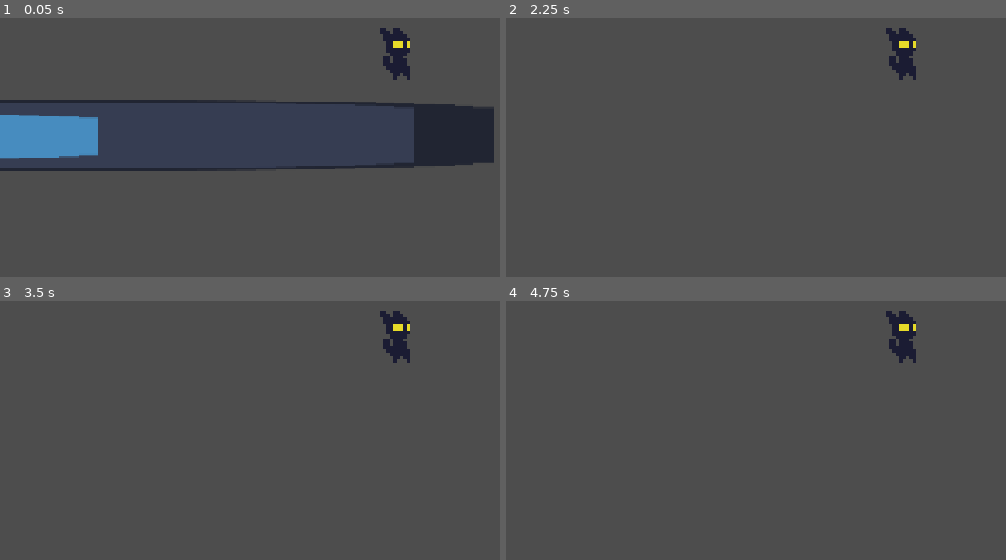
Above: before the commit, frames 1-4 (two rows, left to right).
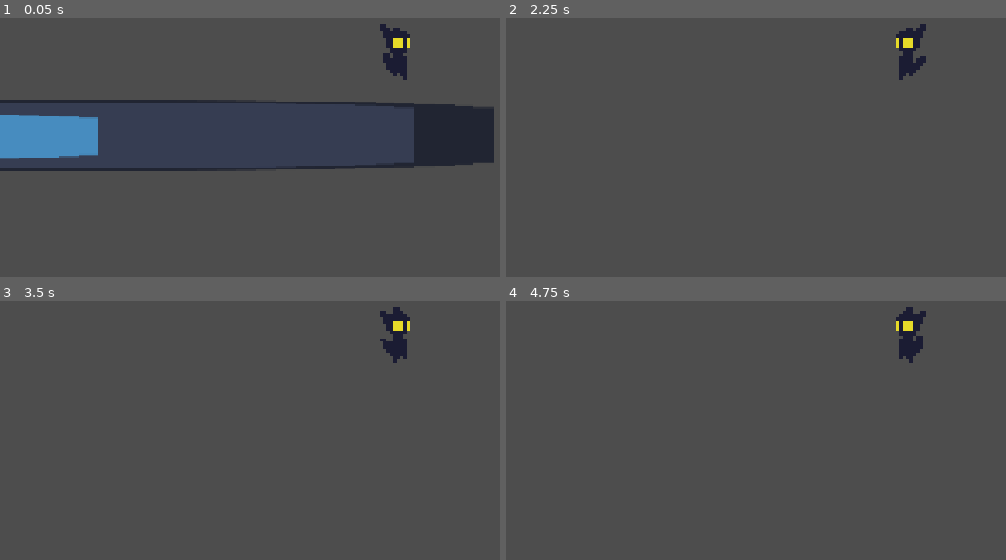
Above: after the commit, the same moments.

Repository: luankaike-code/maaro
Game: Godot game, scene res://source/screens/screen_manager.tscn
Two runs of this game, one before a commit and one after it. Both use one fixed random seed, a clock stepped at 60 frames per second and the inputs below. The engine's default icon, where the game draws it, is replaced by a stand-in: a white triangle on a blue panel in a dark square.
Inputs:
- Up to frame 1 (0.05 s): no input
- Up to frame 2 (2.25 s): tap Enter at 0.5 s; hold D (move_right) 0.53-2.03 s; tap Z (action_1) at 0.6 s; tap W (move_up) at 0.77, 1.52 s; tap X (action_2) at 1.35 s; hold A (move_left) from 2.03 s (still down); tap C (action_3) at 2.1 s
- Up to frame 3 (3.5 s): tap Space at 2.75 s; release A (move_left) at 2.78 s; hold D (move_right) from 2.78 s (still down); tap Z (action_1) at 2.85 s; tap W (move_up) at 3.02 s
- Up to frame 4 (4.75 s): tap Enter at 3.5 s; tap X (action_2) at 3.6 s; tap W (move_up) at 3.77, 4.52 s; release D (move_right) at 4.28 s; hold A (move_left) from 4.28 s (still down); tap C (action_3) at 4.35 s

The runs differ from the first frame. In frame 1, 0.3% of the frame differs, in the area x 76-82%, y 2-24%; in frame 2, 0.6%; in frame 3, 0.2%; in frame 4, 0.7%, in the area x 76-84%, y 2-24%.

Commit message:
Implement animations to Player

Diff:
--- a/source/entitys/player/player.gd
+++ b/source/entitys/player/player.gd
@@ -4,6 +4,12 @@
 @onready var component_input: ComponentInput = $ComponentInput
 @onready var component_gravity: ComponentGravity = $ComponentGravity
 @onready var component_plataform_jump: ComponentPlataformJump = $ComponentPlataformJump
+@onready var animation_player: AnimationPlayer = $AnimationPlayer
+@onready var sprite_2d: Sprite2D = $Sprite2D
+@onready var component_plataform_animation_states: ComponentPlataformAnimationStates = $ComponentPlataformAnimationStates
+
+func _ready() -> void:
+	animation_player.play("walk")
 
 func _physics_process(_delta: float) -> void:
 	component_gravity.tick()
@@ -14,3 +20,16 @@
 	component_move.direction = component_input.move_dir
 	component_move.direction.y += component_plataform_jump.velocity_y
 	component_move.tick()
+
+	component_plataform_animation_states.update(
+		component_input.move_dir, velocity
+	)
+	sprite_2d.flip_h = component_plataform_animation_states.is_look_to_left
+	if component_plataform_animation_states.is_falling:
+		animation_player.play("fall")
+	elif component_plataform_animation_states.is_uping:
+		animation_player.play("up")
+	elif component_plataform_animation_states.is_walk:
+		animation_player.play("walk")
+	else:
+		animation_player.play("idle")
--- a/source/entitys/player/player.tscn
+++ b/source/entitys/player/player.tscn
@@ -6,9 +6,102 @@
 [ext_resource type="Script" uid="uid://du4tkgwvhpuif" path="res://templates/components/componentGravity.gd" id="2_h7g45"]
 [ext_resource type="Texture2D" uid="uid://cri33u4nbv5ht" path="res://source/entitys/player/player_sheet.png" id="3_7w2yw"]
 [ext_resource type="Script" uid="uid://tv1o11gttcbq" path="res://templates/components/componentPlataformJump.gd" id="3_66jlm"]
+[ext_resource type="Script" uid="uid://bi6jvreffnm8c" path="res://templates/components/componentPlataformAnimationStates.gd" id="6_k53vq"]
 
 [sub_resource type="RectangleShape2D" id="RectangleShape2D_h7g45"]
 size = Vector2(11, 17)
+
+[sub_resource type="Animation" id="Animation_66jlm"]
+length = 0.001
+tracks/0/type = "value"
+tracks/0/imported = false
+tracks/0/enabled = true
+tracks/0/path = NodePath("Sprite2D:frame_coords")
+tracks/0/interp = 1
+tracks/0/loop_wrap = true
+tracks/0/keys = {
+"times": PackedFloat32Array(0),
+"transitions": PackedFloat32Array(1),
+"update": 1,
+"values": [Vector2i(1, 0)]
+}
+
+[sub_resource type="Animation" id="Animation_2qwv0"]
+resource_name = "fall"
+length = 0.8
+loop_mode = 1
+tracks/0/type = "value"
+tracks/0/imported = false
+tracks/0/enabled = true
+tracks/0/path = NodePath("Sprite2D:frame_coords")
+tracks/0/interp = 1
+tracks/0/loop_wrap = true
+tracks/0/keys = {
+"times": PackedFloat32Array(0, 0.2, 0.4, 0.6),
+"transitions": PackedFloat32Array(1, 1, 1, 1),
+"update": 1,
+"values": [Vector2i(0, 3), Vector2i(1, 3), Vector2i(2, 3), Vector2i(3, 3)]
+}
+
+[sub_resource type="Animation" id="Animation_hh1f2"]
+resource_name = "idle"
+length = 0.8
+loop_mode = 1
+tracks/0/type = "value"
+tracks/0/imported = false
+tracks/0/enabled = true
+tracks/0/path = NodePath("Sprite2D:frame_coords")
+tracks/0/interp = 1
+tracks/0/loop_wrap = true
+tracks/0/keys = {
+"times": PackedFloat32Array(0.033333335, 0.2, 0.4, 0.6),
+"transitions": PackedFloat32Array(1, 1, 1, 1),
+"update": 1,
+"values": [Vector2i(0, 0), Vector2i(1, 0), Vector2i(2, 0), Vector2i(3, 0)]
+}
+
+[sub_resource type="Animation" id="Animation_cxvdt"]
+resource_name = "up"
+length = 0.39999999999999997
+loop_mode = 1
+tracks/0/type = "value"
+tracks/0/imported = false
+tracks/0/enabled = true
+tracks/0/path = NodePath("Sprite2D:frame_coords")
+tracks/0/interp = 1
+tracks/0/loop_wrap = true
+tracks/0/keys = {
+"times": PackedFloat32Array(0, 0.2),
+"transitions": PackedFloat32Array(1, 1),
+"update": 1,
+"values": [Vector2i(1, 2), Vector2i(2, 2)]
+}
+
+[sub_resource type="Animation" id="Animation_k53vq"]
+resource_name = "walk"
+length = 0.8
+loop_mode = 1
+tracks/0/type = "value"
+tracks/0/imported = false
+tracks/0/enabled = true
+tracks/0/path = NodePath("Sprite2D:frame_coords")
+tracks/0/interp = 1
+tracks/0/loop_wrap = true
+tracks/0/keys = {
+"times": PackedFloat32Array(0, 0.2, 0.4, 0.6),
+"transitions": PackedFloat32Array(1, 1, 1, 1),
+"update": 1,
+"values": [Vector2i(0, 1), Vector2i(1, 1), Vector2i(2, 1), Vector2i(3, 1)]
+}
+
+[sub_resource type="AnimationLibrary" id="AnimationLibrary_hh1f2"]
+_data = {
+&"RESET": SubResource("Animation_66jlm"),
+&"fall": SubResource("Animation_2qwv0"),
+&"idle": SubResource("Animation_hh1f2"),
+&"up": SubResource("Animation_cxvdt"),
+&"walk": SubResource("Animation_k53vq")
+}
 
 [node name="Player" type="CharacterBody2D" unique_id=1929430556]
 script = ExtResource("1_exdey")
@@ -36,6 +129,10 @@
 body = NodePath("..")
 metadata/_custom_type_script = "uid://infht23ash2m"
 
+[node name="ComponentPlataformAnimationStates" type="Node" parent="." unique_id=1435216166]
+script = ExtResource("6_k53vq")
+metadata/_custom_type_script = "uid://bi6jvreffnm8c"
+
 [node name="CollisionShape2D" type="CollisionShape2D" parent="." unique_id=198943746]
 position = Vector2(-0.5, -0.5)
 shape = SubResource("RectangleShape2D_h7g45")
@@ -44,6 +141,10 @@
 texture = ExtResource("3_7w2yw")
 hframes = 4
 vframes = 4
+frame = 1
 
 [node name="Camera2D" type="Camera2D" parent="." unique_id=1933817295]
 zoom = Vector2(5, 5)
+
+[node name="AnimationPlayer" type="AnimationPlayer" parent="." unique_id=1099582184]
+libraries/ = SubResource("AnimationLibrary_hh1f2")
